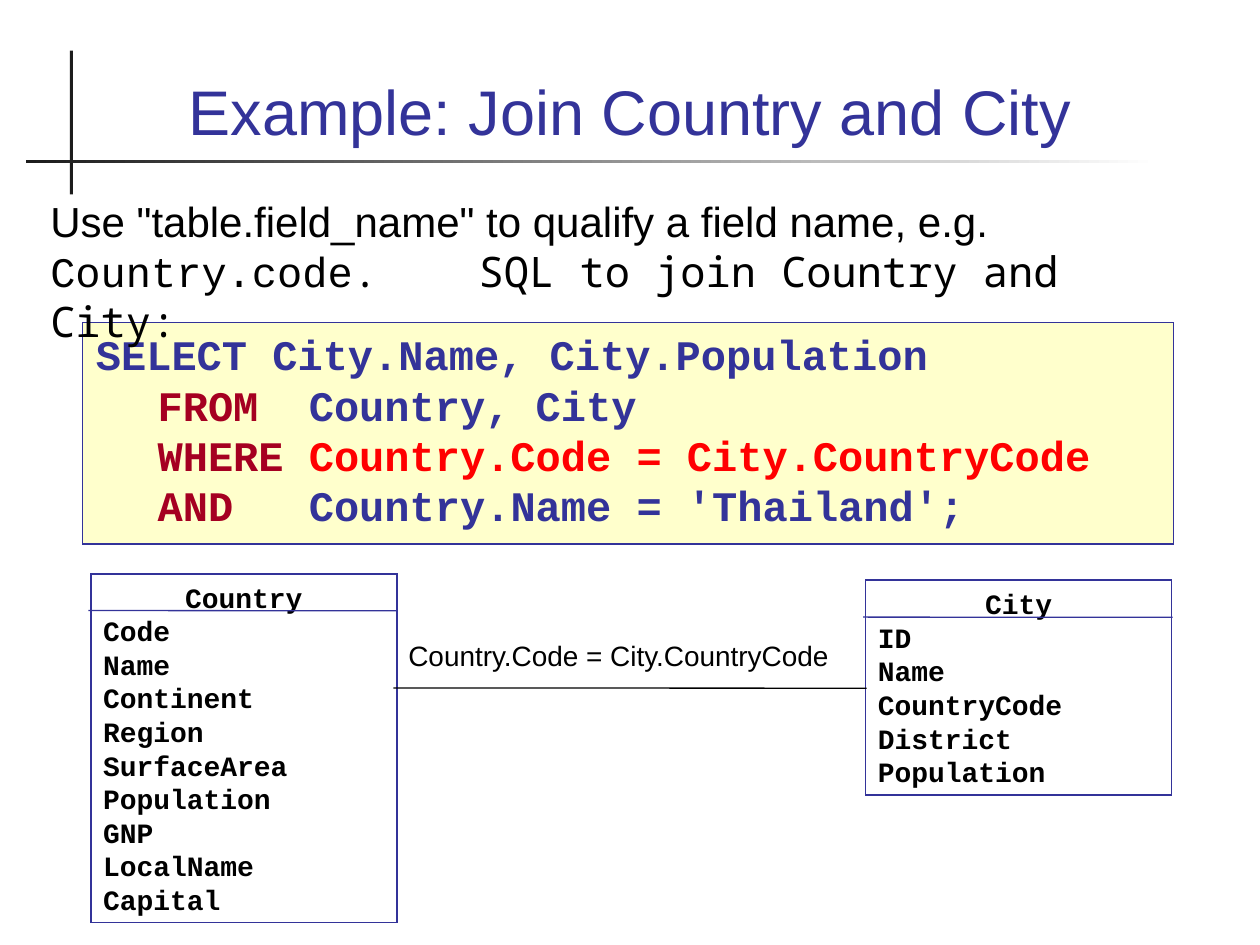
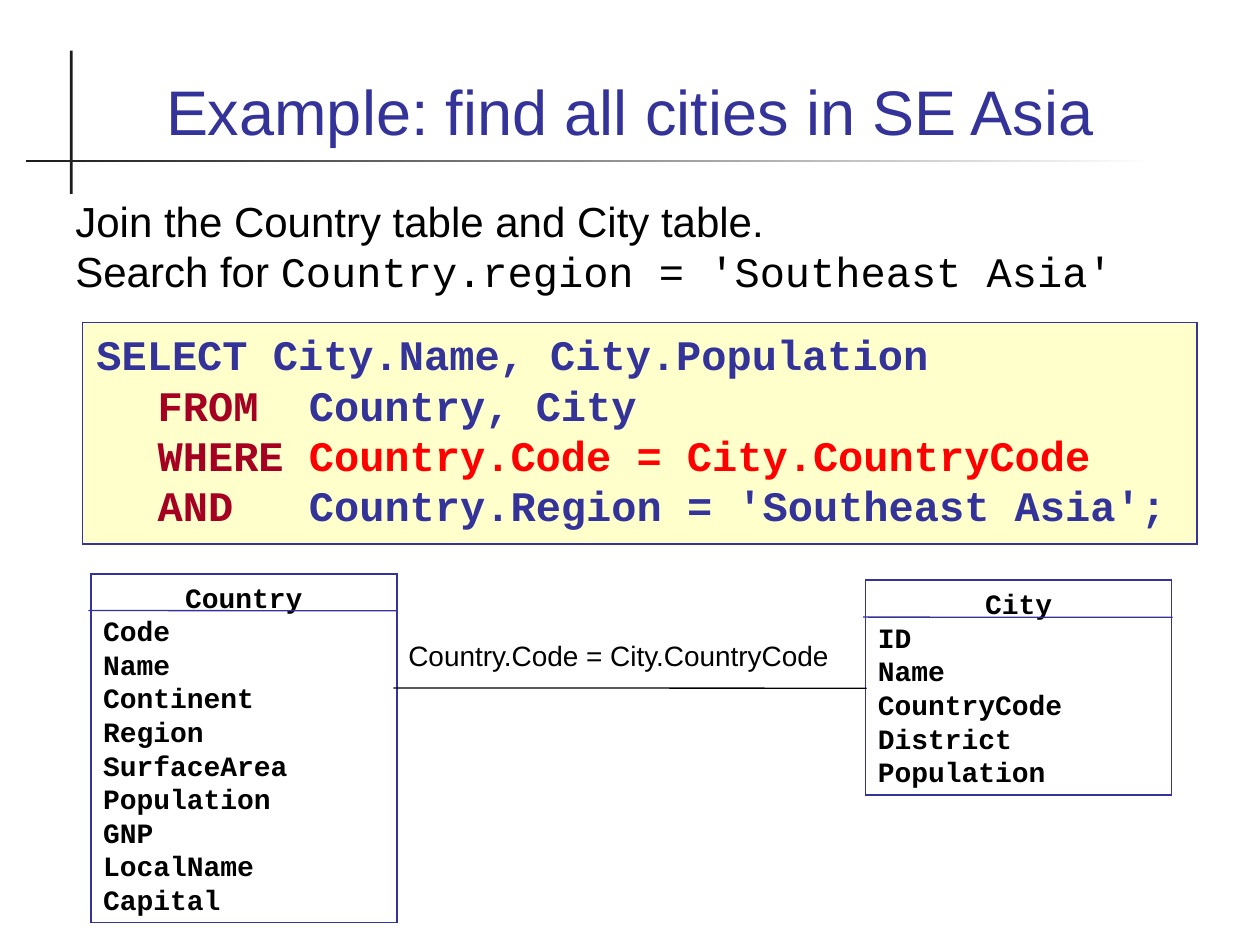
Before and after one commit to cpske/ISP, a slide deck: slide 10 of database/Database-Basics.ppt. Drawn at 1260x945 pixels with LibreOffice and Linux fonts; fonts in the diff are those of the drawing. Boxes give left, top, right and bottom in pixels: in the first picture for what was removed or moved away, otherwise in the second. Text is boxed around its words. In the diff, an @@ line names an element or a change of style, - is before the commit and + after.

```diff
--- a/database/Database-Basics.ppt
+++ b/database/Database-Basics.ppt
@@ title at [166,89,1093,147]: text changed @@
-Example: Join Country and City
+Example: find all cities in SE Asia
@@ text at [75,206,1113,296]: text changed @@
-Use "table.field_name" to qualify a field name, e.g. Country.code. SQL to join Country and City:
+Join the Country table and City table.
+Search for Country.region = 'Southeast Asia'
@@ text "SELECT City.Name, City.Population FROM Country, ...": place and size @@
-text "SELECT City.Name, City.Population FROM Country, ..." at [82,323,1173,544]
+text "SELECT City.Name, City.Population FROM Country, ..." at [82,323,1197,544]
@@ text at [96,340,1166,530]: text changed @@
-SELECT City.Name, City.Population
-FROM Country, City
-WHERE Country.Code = City.CountryCode
-AND Country.Name = 'Thailand';
+SELECT City.Name, City.Population
+FROM Country, City
+WHERE Country.Code = City.CountryCode
+AND Country.Region = 'Southeast Asia';
```
Also in this commit, not shown: 4 other slides changed, 5 slides added, 3 other files.
